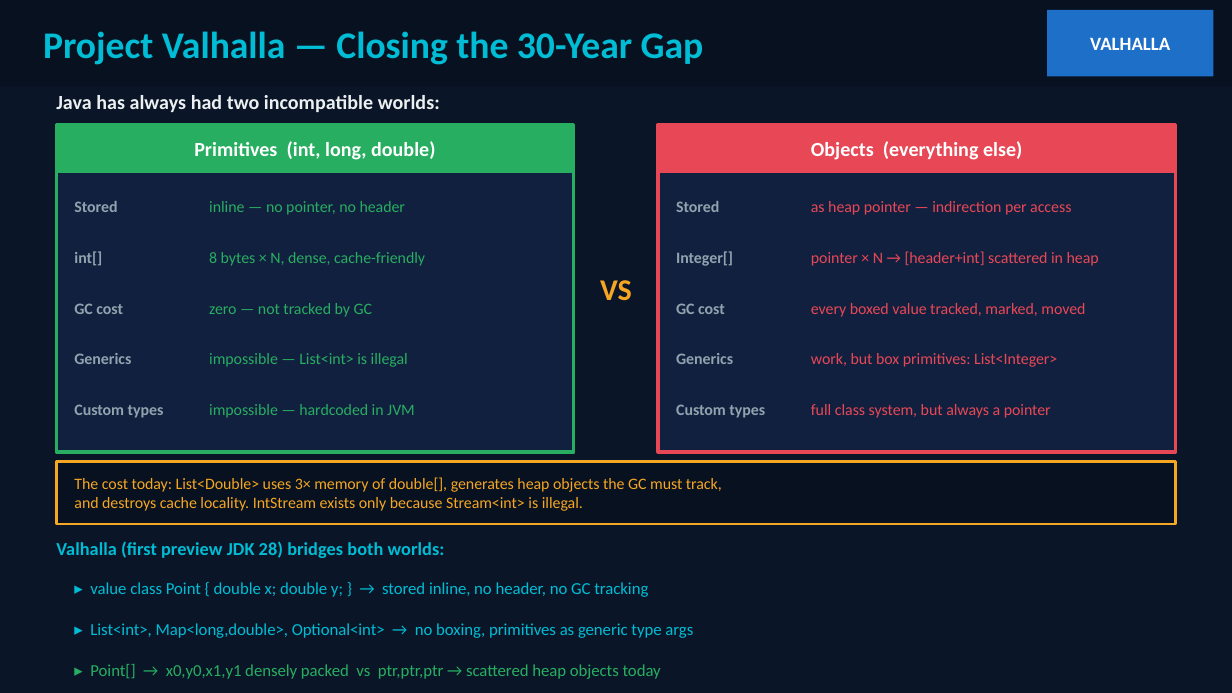
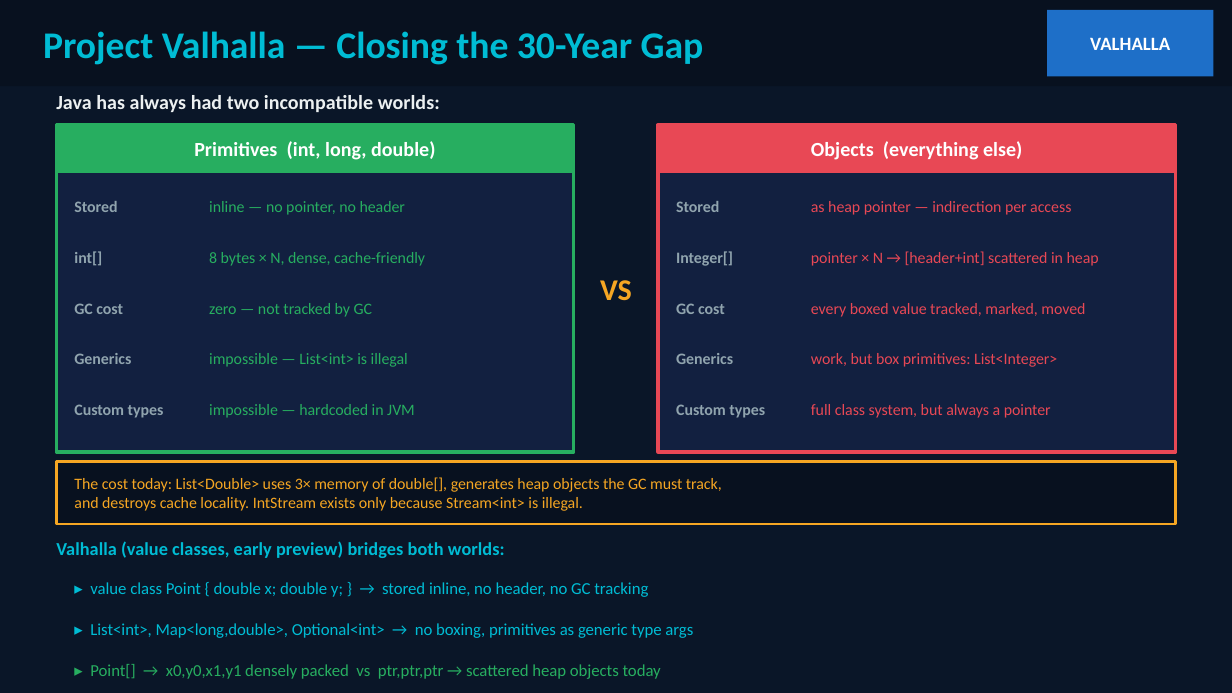
Before and after one commit to patterncatalyst/quarkus-optimization, a slide deck: slide 51 of presentation/optimizing-quarkus-on-kubernetes.pptx. Drawn at 1232x693 pixels with LibreOffice and Linux fonts; fonts in the diff are those of the drawing. Boxes give left, top, right and bottom in pixels: in the first picture for what was removed or moved away, otherwise in the second. Text is boxed around its words. In the diff, an @@ line names an element or a change of style, - is before the commit and + after.

```diff
--- a/presentation/optimizing-quarkus-on-kubernetes.pptx
+++ b/presentation/optimizing-quarkus-on-kubernetes.pptx
@@ text at box(56, 541, 505, 558): text changed @@
-Valhalla (first preview JDK 28) bridges both worlds:
+Valhalla (value classes, early preview) bridges both worlds:
```
